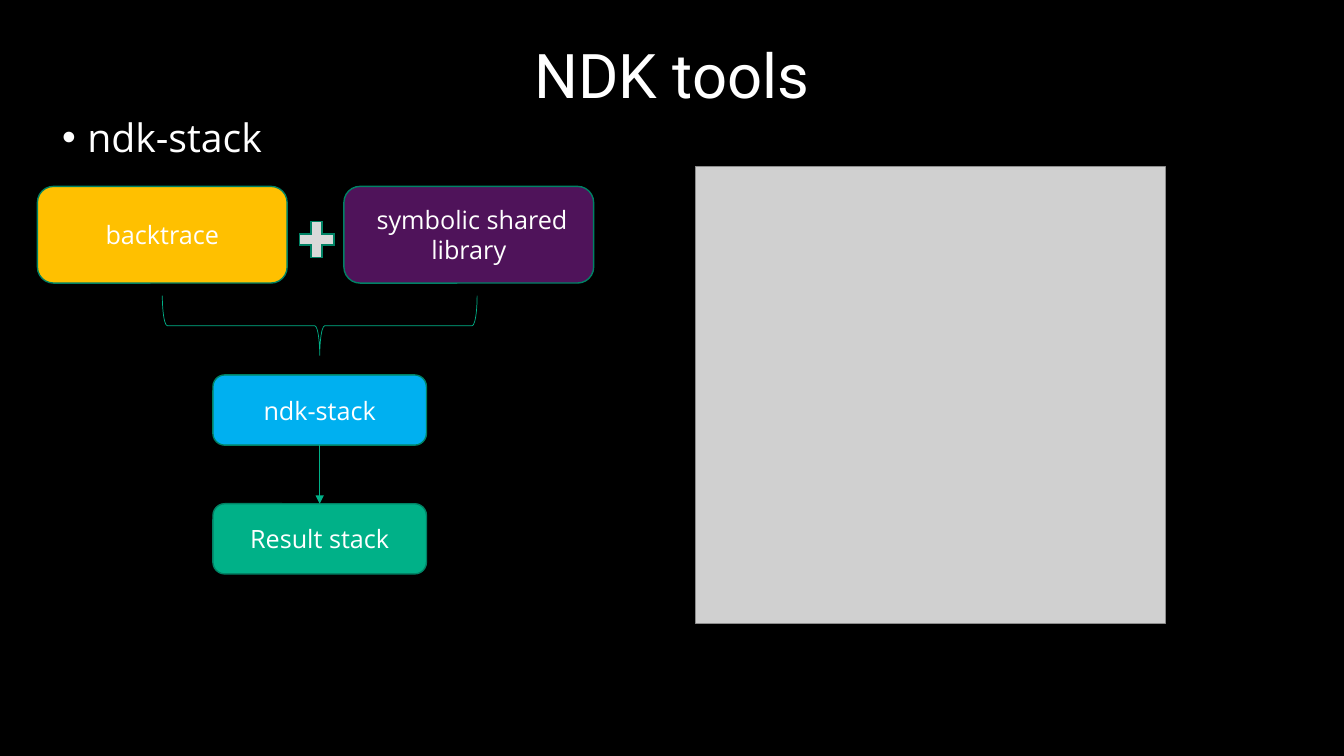
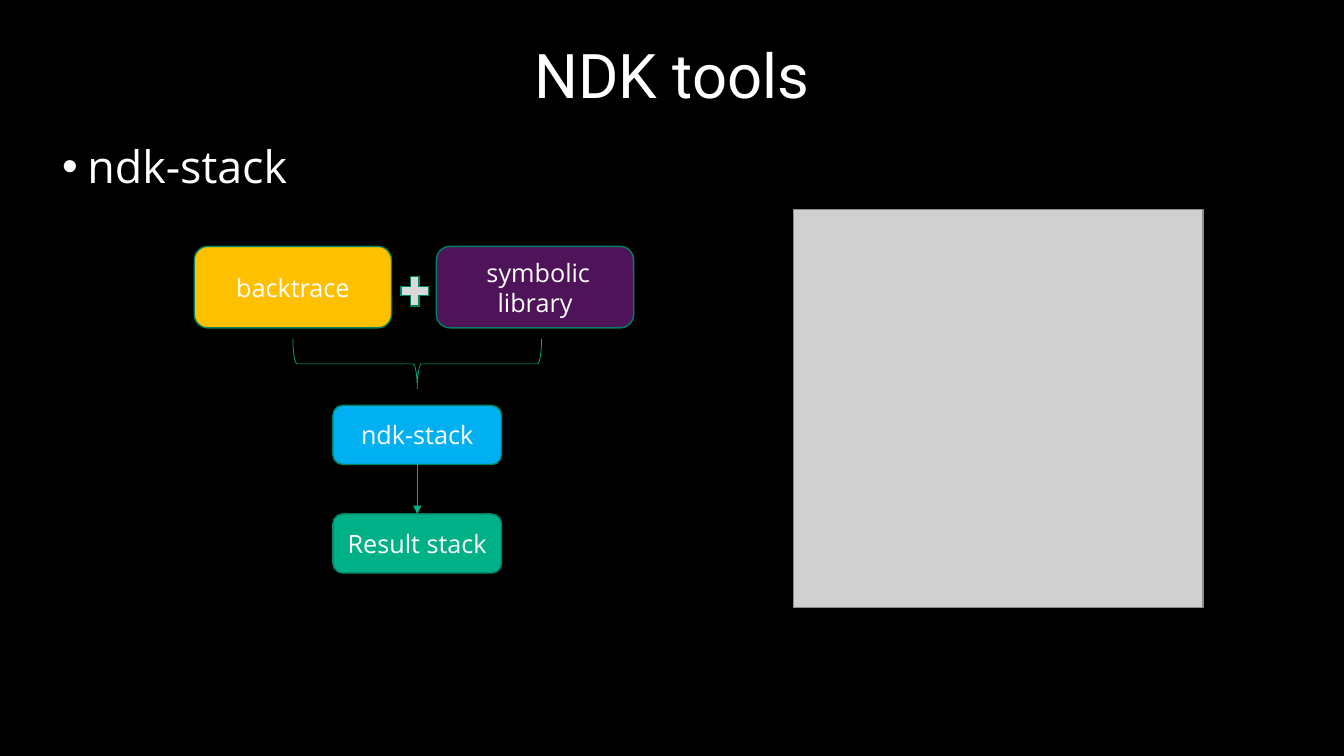
Before and after one commit to 9majka/NDK_presentation, a slide deck: slide 16 of NDK_SoftServeTheme.pptx. Drawn at 1344x756 pixels with LibreOffice and Linux fonts; fonts in the diff are those of the drawing; grey boxes stand for pictures; background and template pictures are left out. Boxes give left, top, right and bottom in pixels: in the first picture for what was removed or moved away, otherwise in the second. Text is boxed around its words. In the diff, an @@ line names an element or a change of style, - is before the commit and + after.

```diff
--- a/NDK_SoftServeTheme.pptx
+++ b/NDK_SoftServeTheme.pptx
@@ text "ndk-stack": place and size @@
-text "ndk-stack" at <box>87,122,262,153</box>
+text "ndk-stack" at <box>87,149,287,184</box>
@@ text "ndk-stack" at <box>87,149,287,184</box>: size 28 to 32 pt @@
@@ picture: place and size @@
-picture at <box>696,166,1167,623</box>
+picture at <box>793,210,1204,608</box>
@@ rounded rectangle "backtrace": place and size @@
-rounded rectangle "backtrace" at <box>37,187,287,283</box>
+rounded rectangle "backtrace" at <box>195,246,392,328</box>
@@ rounded rectangle "symbolic library": place and size @@
-rounded rectangle "symbolic library" at <box>344,187,594,283</box>
+rounded rectangle "symbolic library" at <box>437,246,634,328</box>
@@ text in rounded rectangle at <box>486,263,589,318</box>: text changed @@
-symbolic shared library
+symbolic library
@@ plus sign: place and size @@
-plus sign at <box>293,216,340,264</box>
+plus sign at <box>396,271,434,312</box>
@@ right brace: place and size @@
-right brace at <box>162,295,477,356</box>
+right brace at <box>293,339,542,390</box>
@@ rounded rectangle "ndk-stack": place and size @@
-rounded rectangle "ndk-stack" at <box>213,375,426,446</box>
+rounded rectangle "ndk-stack" at <box>333,405,501,465</box>
@@ arrow moved from (320, 446) - (320, 504) to (417, 465) - (417, 514) @@
@@ rounded rectangle "Result stack": place and size @@
-rounded rectangle "Result stack" at <box>213,504,426,575</box>
+rounded rectangle "Result stack" at <box>333,514,501,574</box>
```
Also in this commit, not shown: 5 other slides changed, 1 slide added, 2 slides removed, 11 other files.
